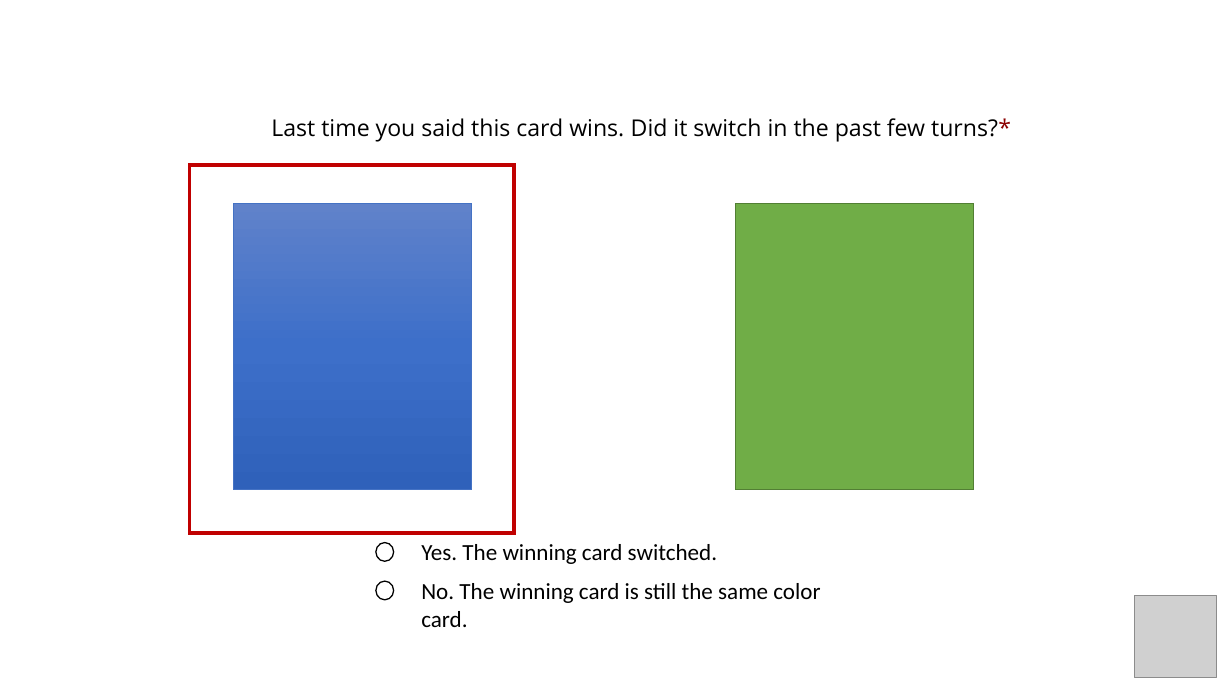
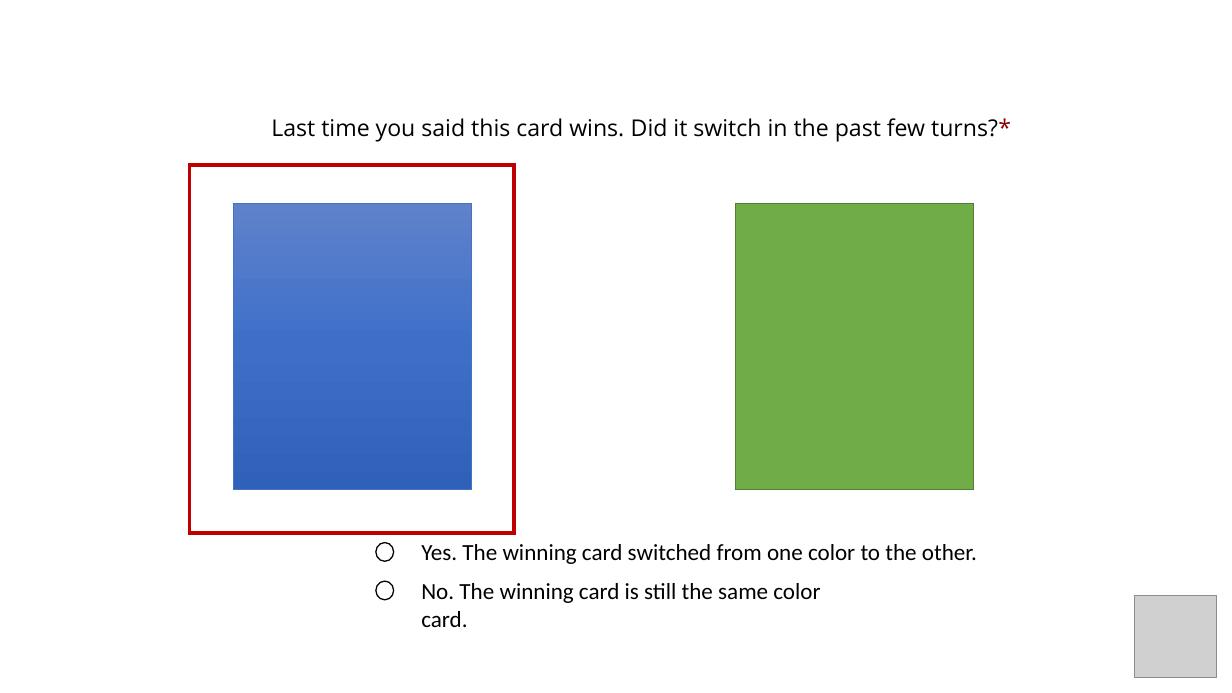
Before and after one commit to LillianXu2019/LUX-RL, a slide deck: slide 2 of images/instructions/manipulation_question_inst.pptx. Drawn at 1232x693 pixels with LibreOffice and Linux fonts; fonts in the diff are those of the drawing; grey boxes stand for pictures. Boxes give left, top, right and bottom in pixels: in the first picture for what was removed or moved away, otherwise in the second. Text is boxed around its words. In the diff, an @@ line names an element or a change of style, - is before the commit and + after.

```diff
--- a/images/instructions/manipulation_question_inst.pptx
+++ b/images/instructions/manipulation_question_inst.pptx
@@ text at (421,544,977,564): text changed @@
-Yes. The winning card switched.
+Yes. The winning card switched from one color to the other.
```
Also in this commit, not shown: 3 slides removed, 5 other files.
